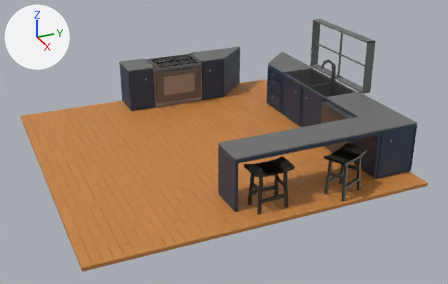
The glTF model public/objects/level.gltf, before and after one commit.
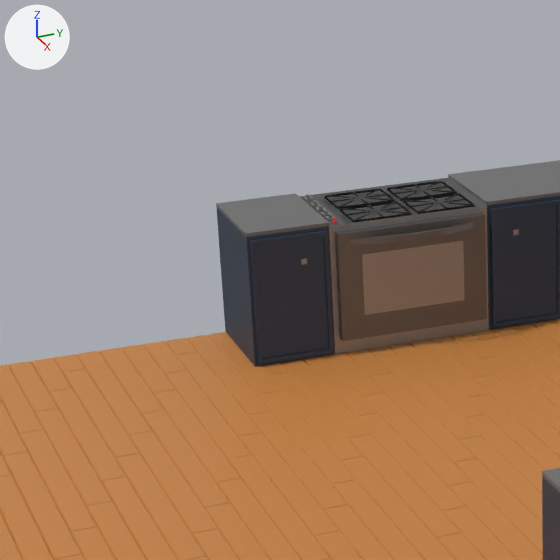
Each version appears first whole from a 50 mm lens placed at (27.12, -10.89, 13.6), pointed at (1.18, 0.78, 0.63), and next in a close-up on the part from 12% to 50% of the width and 0% to 60% of the height. Lighting does not change. The marker at upper left points along +X, +Y and +Z. Where no turn or scale is listed for an object, it has been applied to the vertices.

In view in the first close-up: 'counters', 'floor', 'oven', 'ovenDoor'.
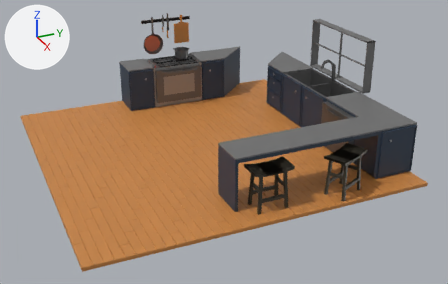
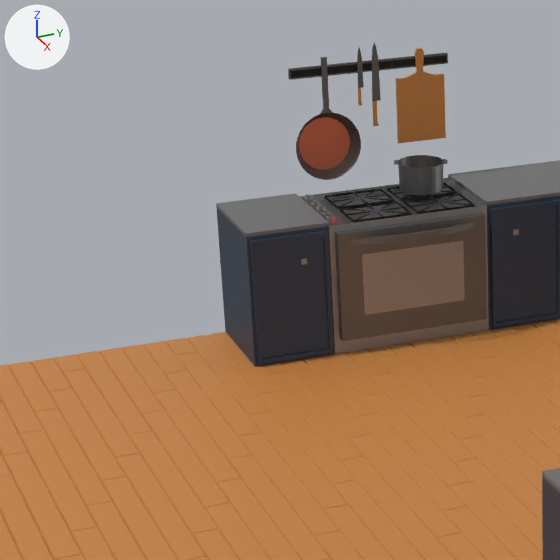
Where the newer file only moved an object's origin or applied its transform, the numbers keep the older frame.

Location of each change, [x1, y1, x2, y2] in pixels of the close-ups (560 x 560 px):
```json
{"object": "pan", "change": "added", "after": [296, 57, 361, 180], "faces in mat_copper (orange #e78769)": [299, 117, 350, 170], "faces in mat_metallic (grey #7c7c7c)": [296, 57, 361, 180]}
{"object": "cuttingBoard", "change": "added", "after": [396, 48, 446, 143]}
{"object": "pot", "change": "added", "after": [394, 155, 448, 195]}
{"object": "magStrip", "change": "added", "after": [288, 53, 448, 80], "on screen": "black", "faces in mat_iron (black #000000)": [290, 55, 447, 78], "faces in mat_metallic (grey #7c7c7c)": [288, 53, 448, 80]}
{"object": "knifeBig", "change": "added", "after": [372, 43, 381, 126], "faces in mat_metallic (grey #7c7c7c)": [372, 43, 381, 101]}
{"object": "knifeSmall", "change": "added", "after": [357, 48, 364, 106], "faces in mat_metallic (grey #7c7c7c)": [357, 48, 364, 88]}
```

Edits to the scene script, one JSON object a line:
```json
{"op": "add", "block": "mat_copper", "code": ["mat_copper = principled_material('copper')", "mat_copper.base_color = (0.8, 0.241, 0.141)  # orange #e78769", "mat_copper.metallic = 1.0"]}
{"op": "add", "block": "me_cylinder_001", "code": ["me_cylinder_001 = bpy.data.meshes.new('Cylinder.001')", "me_cylinder_001.from_pydata(...)  # 88 vertices, 150 faces; spans x -0.418..0.419, y -0.487..0.492, z -0.266..0.27", "# faces by material slot: [120, 30]", "me_cylinder_001.materials.append(mat_metallic)  # grey #7c7c7c", "me_cylinder_001.materials.append(mat_copper)  # orange #e78769"]}
{"op": "add", "block": "me_plane_003", "code": ["me_plane_003 = bpy.data.meshes.new('Plane.003')", "me_plane_003.from_pydata(...)  # 32 vertices, 48 faces; spans x 0.0..0.016, y -0.055..0.055, z -0.583..0.482", "# faces by material slot: [30, 18]", "me_plane_003.materials.append(mat_metallic)  # grey #7c7c7c", "me_plane_003.materials.append(mat_floor)  # orange #c88443"]}
{"op": "add", "block": "me_plane_001", "code": ["me_plane_001 = bpy.data.meshes.new('Plane.001')", "me_plane_001.from_pydata(...)  # 24 vertices, 46 faces; spans x -0.05..0.0, y -0.47..0.47, z -0.6..1.12", "me_plane_001.materials.append(mat_floor)  # orange #c88443"]}
{"op": "add", "block": "me_plane", "code": ["me_plane = bpy.data.meshes.new('Plane')", "me_plane.from_pydata(...)  # 32 vertices, 48 faces; spans x 0.0..0.02, y -0.08..0.08, z -0.84..0.7", "# faces by material slot: [30, 18]", "me_plane.materials.append(mat_metallic)  # grey #7c7c7c", "me_plane.materials.append(mat_floor)  # orange #c88443"]}
{"op": "add", "block": "me_cylinder", "code": ["me_cylinder = bpy.data.meshes.new('Cylinder')", "me_cylinder.from_pydata(...)  # 75 vertices, 118 faces; spans x -0.23..0.04, y -0.62..0.62, z -0.62..1.63", "# faces by material slot: [88, 30]", "me_cylinder.materials.append(mat_metallic)  # grey #7c7c7c", "me_cylinder.materials.append(mat_copper)  # orange #e78769"]}
{"op": "add", "block": "me_cube_006", "code": ["me_cube_006 = bpy.data.meshes.new('Cube.006')", "me_cube_006.from_pydata(...)  # 16 vertices, 28 faces; spans x -0.02..0.04, y -1.52..1.52, z -0.1..0.1", "# faces by material slot: [26, 2]", "me_cube_006.materials.append(mat_metallic)  # grey #7c7c7c", "me_cube_006.materials.append(mat_iron)  # black #000000"]}
{"op": "add", "block": "ob_pot", "code": ["ob_pot = bpy.data.objects.new('pot', me_cylinder_001)", "ob_pot.location = (-7.48, 1.84, 2.79)"]}
{"op": "add", "block": "ob_knifesmall", "code": ["ob_knifesmall = bpy.data.objects.new('knifeSmall', me_plane_003)", "ob_knifesmall.location = (-7.96, 0.89, 4.68)"]}
{"op": "add", "block": "ob_cuttingboard", "code": ["ob_cuttingboard = bpy.data.objects.new('cuttingBoard', me_plane_001)", "ob_cuttingboard.location = (-7.91, 2.04, 3.92)"]}
{"op": "add", "block": "ob_knifebig", "code": ["ob_knifebig = bpy.data.objects.new('knifeBig', me_plane)", "ob_knifebig.location = (-7.96, 1.18, 4.53)"]}
{"op": "add", "block": "ob_pan", "code": ["ob_pan = bpy.data.objects.new('pan', me_cylinder)", "ob_pan.location = (-7.9, 0.21, 3.42)"]}
{"op": "add", "block": "ob_magstrip", "code": ["ob_magstrip = bpy.data.objects.new('magStrip', me_cube_006)", "ob_magstrip.location = (-8.01, 1.09, 4.79)"]}
```
